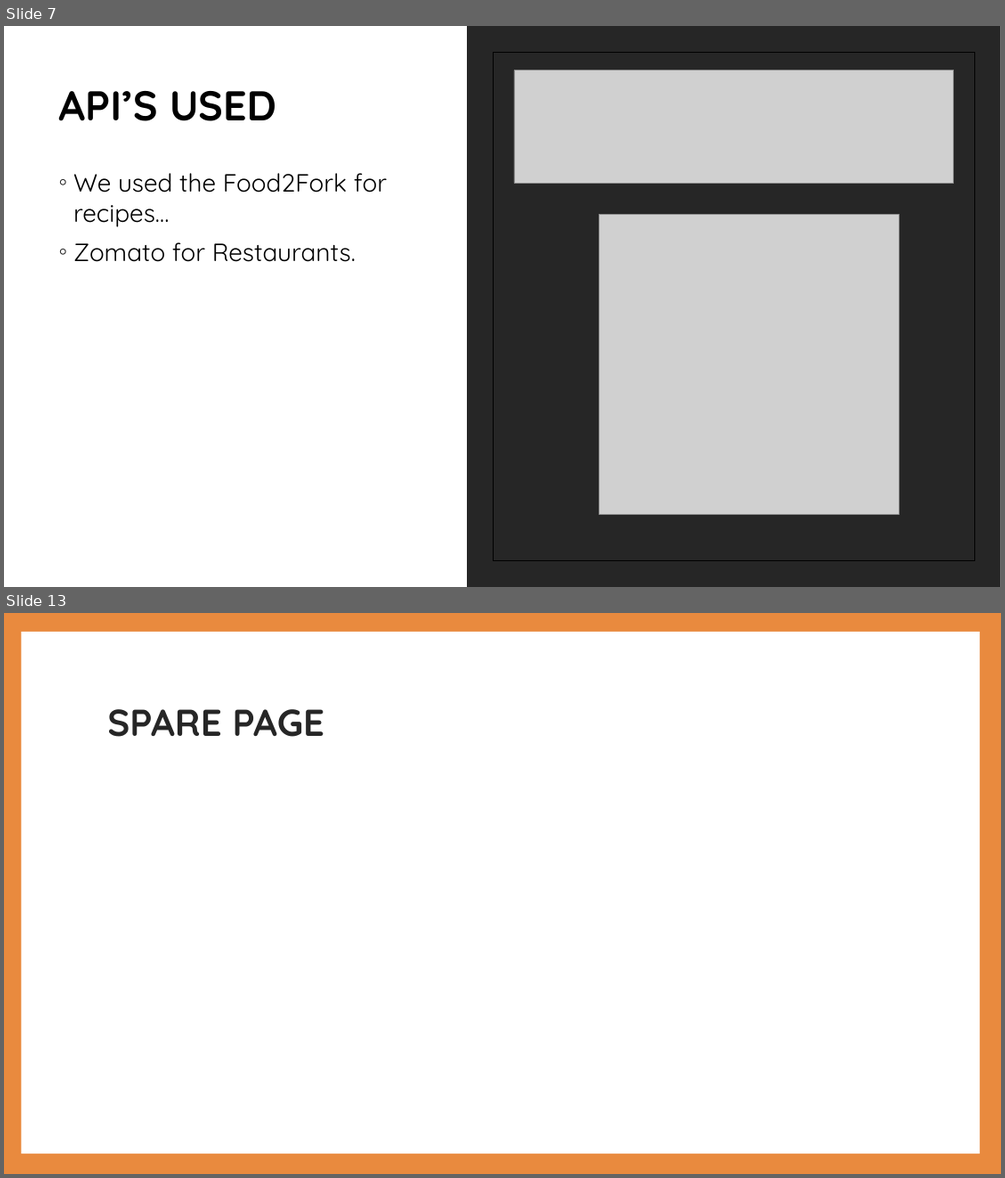
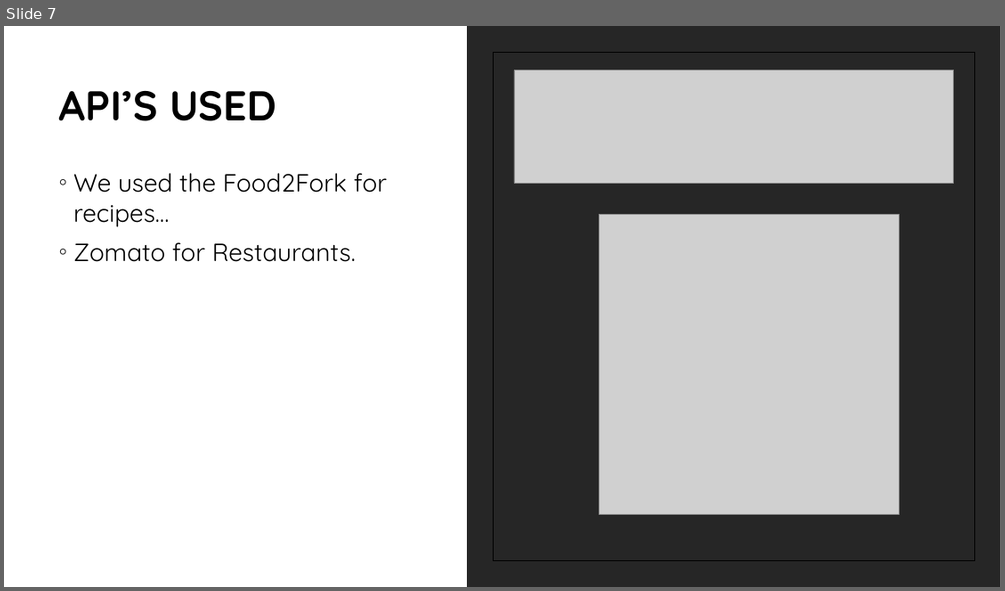
Before and after one commit to MG1982/eatUp, a slide deck: assets/powerpoint/eatUP Powerpoint.pptx. Shown one above the other, each under a label of ours: slides 7 and 13 before the commit, slide 7 after it; the slides between them are not shown. The pictures are 1005x1178 and 1005x591 pixels, drawn with LibreOffice and Linux fonts; fonts in the diff are those of the drawing; grey boxes stand for pictures. Boxes give left, top, right and bottom in pixels: in the first picture for what was removed or moved away, otherwise in the second. Text is boxed around its words. In the diff, an @@ line names an element or a change of style, - is before the commit and + after.

```diff
--- a/assets/powerpoint/eatUP Powerpoint.pptx
+++ b/assets/powerpoint/eatUP Powerpoint.pptx
@@ slide 13 removed at [4, 613, 1001, 1174], background #FFFFFF @@
@@ rectangle removed at [4, 613, 1001, 1174] @@
@@ rectangle removed at [21, 632, 979, 1153] @@
@@ title removed at [107, 709, 325, 737] @@
-SPARE PAGE
```
Also in this commit, not shown: 3 slides changed, 2 slides added, 3 other slides removed.
